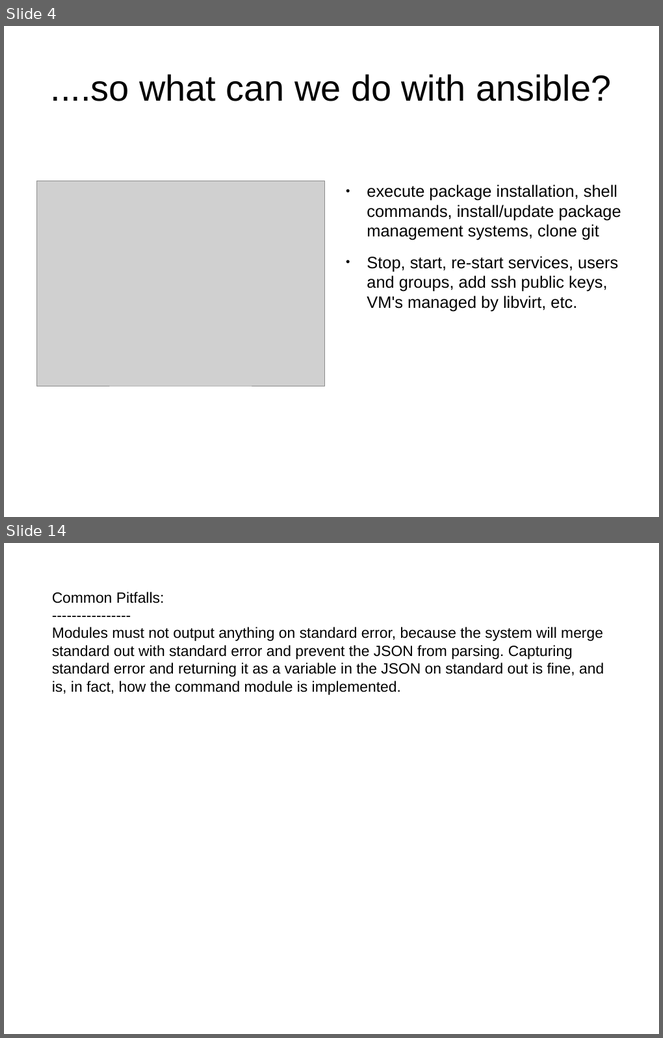
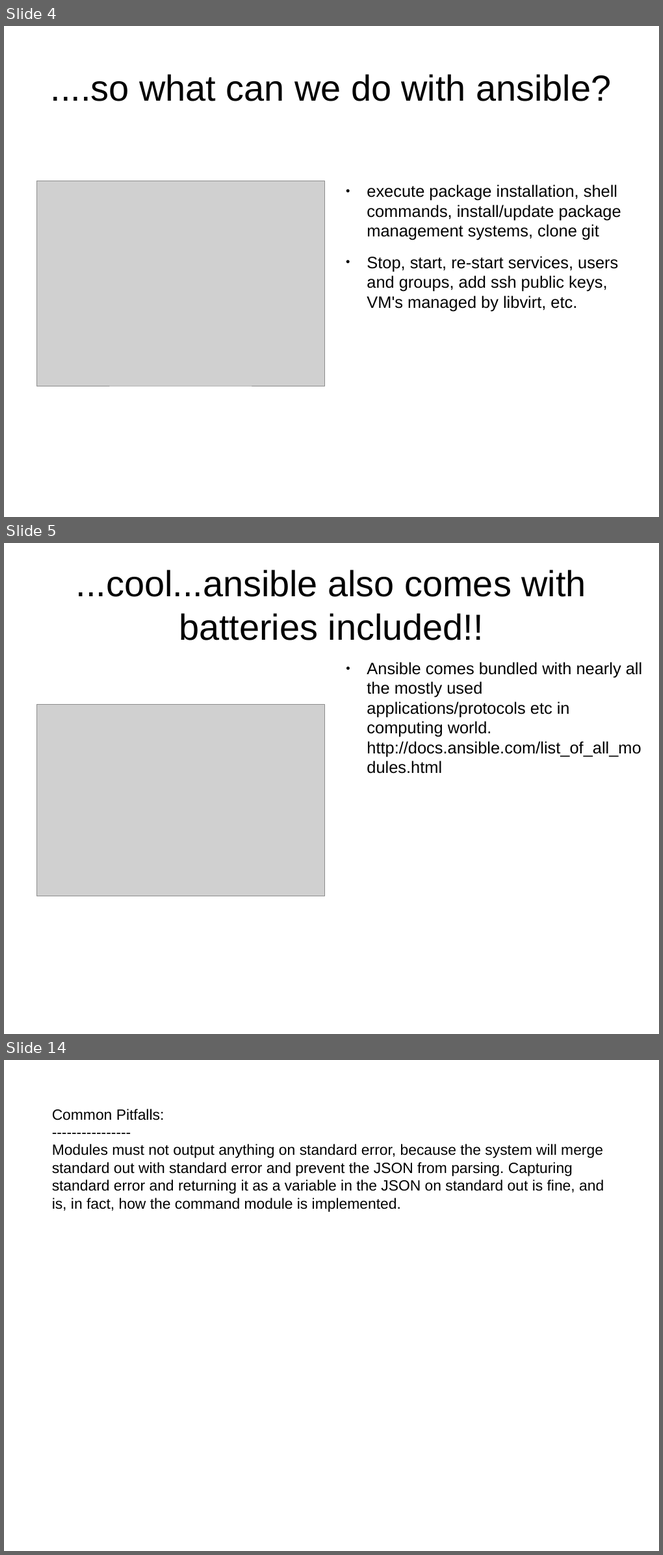
Before and after one commit to hellodk/ansible-meetup-bangalore, a slide deck: Contributing _to_Ansible.odp. Shown one above the other, each under a label of ours: slides 4 and 14 before the commit, slides 4, 5 and 14 after it; the slides between them are not shown. The pictures are 663x1038 and 663x1555 pixels, drawn with LibreOffice and Linux fonts; fonts in the diff are those of the drawing; grey boxes stand for pictures. Boxes give left, top, right and bottom in pixels: in the first picture for what was removed or moved away, otherwise in the second. Text is boxed around its words. In the diff, an @@ line names an element or a change of style, - is before the commit and + after.

Commit message:
Added slides

```diff
--- a/Contributing _to_Ansible.odp
+++ b/Contributing _to_Ansible.odp
@@ slide 5 added at (4, 543, 659, 1034), background #FFFFFF @@
@@ title added at (76, 570, 586, 641), 44 pt, text #000000 @@
+...cool...ansible also comes with batteries included!!
@@ text added at (367, 662, 642, 774), 20 pt, text #000000 @@
+● Ansible comes bundled with nearly all the mostly used applications/protocols etc in computing world. http://docs.ansible.com/list_of_all_modules.html
@@ picture added at (36, 705, 324, 896) @@
```
Also in this commit, not shown: 1 slide changed, 1 slide removed.
